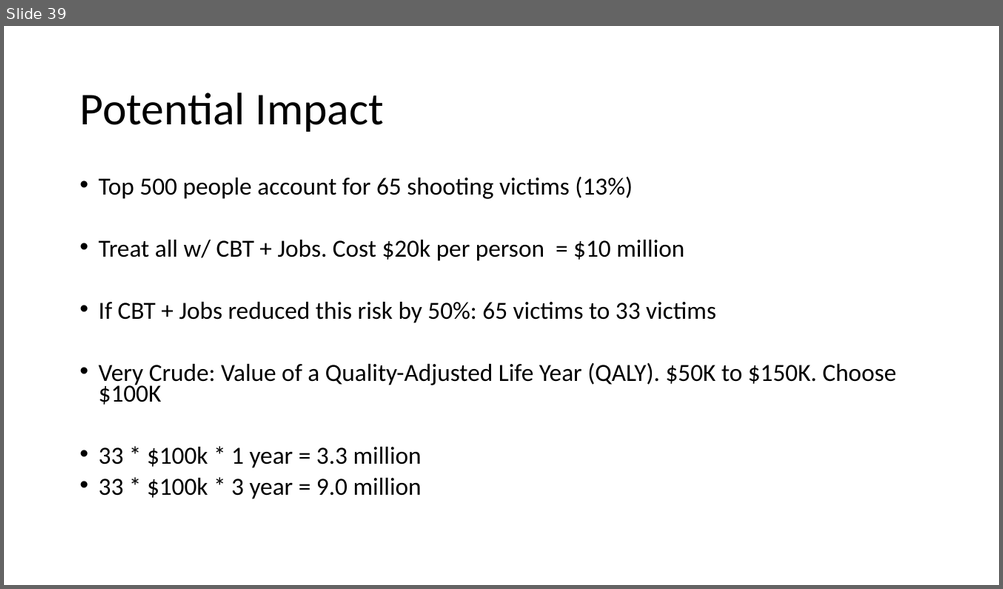
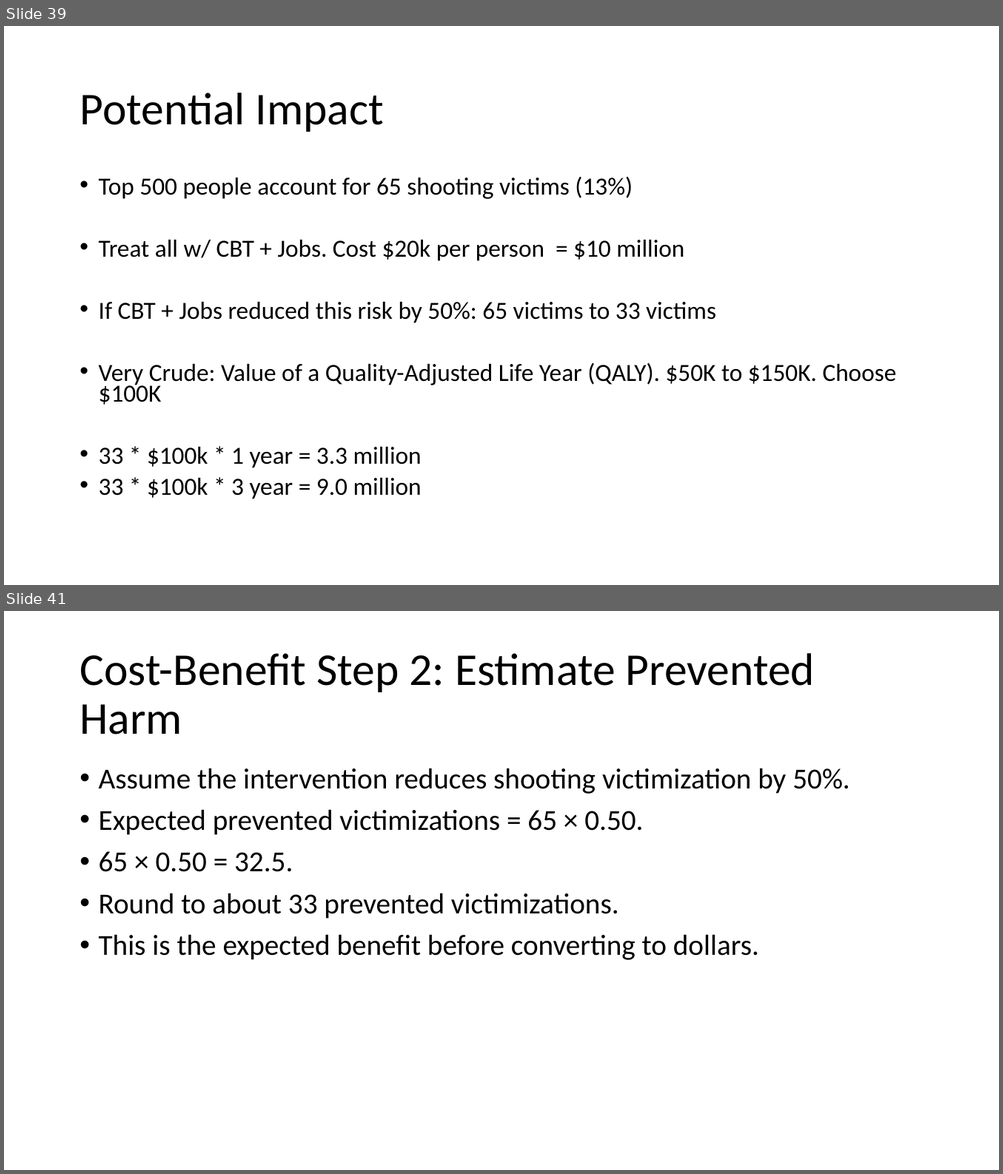
Before and after one commit to zjelveh/zjelveh.github.io, a slide deck: files/inst414_spring2026/lectures/lecture_14.pptx. Shown one above the other, each under a label of ours: slide 39 before the commit, slides 39 and 41 after it; the slides between them are not shown. The pictures are 1003x589 and 1003x1174 pixels, drawn with LibreOffice and Linux fonts; fonts in the diff are those of the drawing. Boxes give left, top, right and bottom in pixels: in the first picture for what was removed or moved away, otherwise in the second. Text is boxed around its words. In the diff, an @@ line names an element or a change of style, - is before the commit and + after.

```diff
--- a/files/inst414_spring2026/lectures/lecture_14.pptx
+++ b/files/inst414_spring2026/lectures/lecture_14.pptx
@@ slide 41 added at bbox=[4, 611, 999, 1170], background #FFFFFF @@
@@ title added at bbox=[79, 653, 814, 735], 44 pt, text #000000 @@
+Cost-Benefit Step 2: Estimate Prevented Harm
@@ text added at bbox=[99, 768, 850, 960], 28 pt, text #000000 @@
+• Assume the intervention reduces shooting victimization by 50%.
+• Expected prevented victimizations = 65 × 0.50.
+• 65 × 0.50 = 32.5.
+• Round to about 33 prevented victimizations.
+• This is the expected benefit before converting to dollars.
```
Also in this commit, not shown: 3 other slides added, 1 other file.
